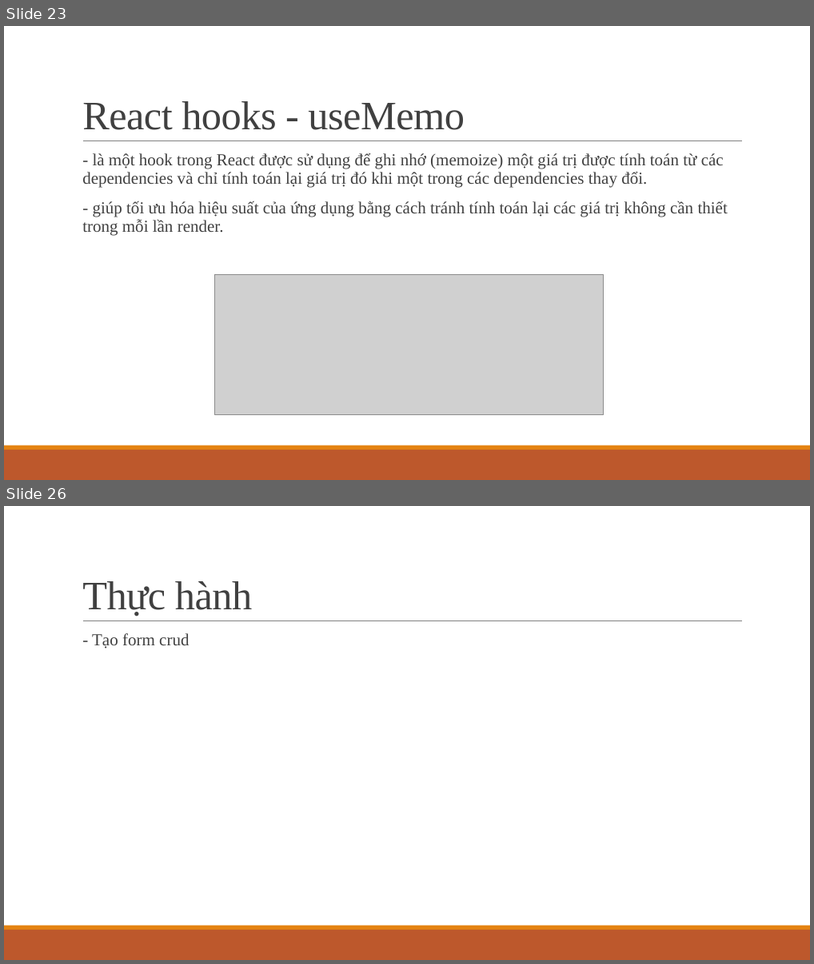
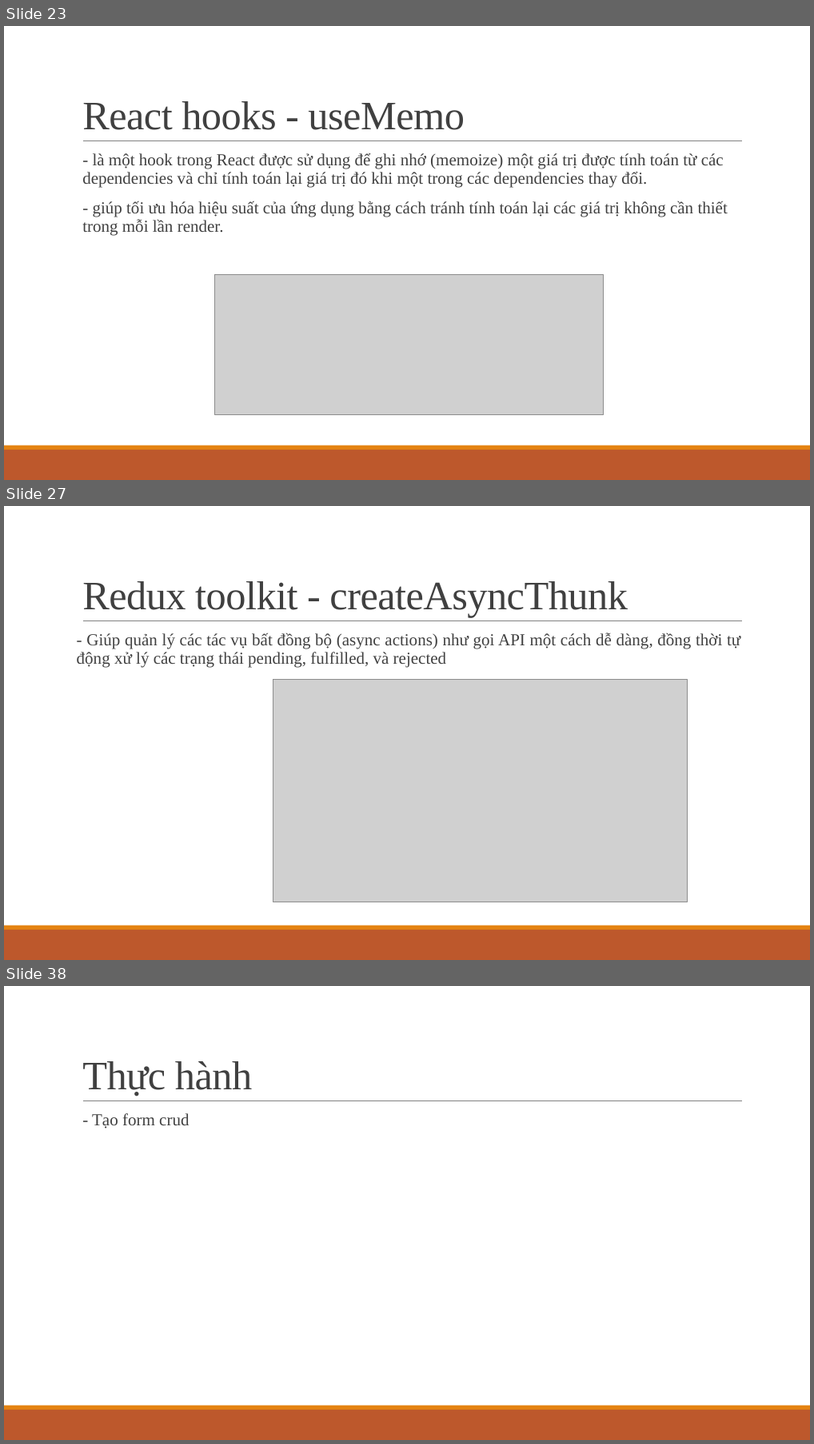
Before and after one commit to ddinhftieens/tranning-react, a slide deck: react_ts.pptx. Shown one above the other, each under a label of ours: slides 23 and 26 before the commit, slides 23, 27 and 38 after it; the slides between them are not shown. The pictures are 814x964 and 814x1444 pixels, drawn with LibreOffice and Linux fonts; fonts in the diff are those of the drawing; grey boxes stand for pictures. Boxes give left, top, right and bottom in pixels: in the first picture for what was removed or moved away, otherwise in the second. Text is boxed around its words. In the diff, an @@ line names an element or a change of style, - is before the commit and + after.

```diff
--- a/react_ts.pptx
+++ b/react_ts.pptx
@@ slide 27 added at box(4, 506, 810, 960), background #FFFFFF; not listed: 3 template elements that a slide beside it also shows @@
@@ title added at box(82, 581, 628, 618), 48 pt, text #404040 @@
+Redux toolkit - createAsyncThunk
@@ text added at box(77, 632, 741, 667), 20 pt, text #404040 @@
+- Giúp quản lý các tác vụ bất đồng bộ (async actions) như gọi API một cách dễ dàng, đồng thời tự động xử lý các trạng thái pending, fulfilled, và rejected
@@ picture added at box(274, 679, 687, 902) @@
@@ what was slide 26 is now slide 38 @@
```
Also in this commit, not shown: 1 slide changed, 12 other slides added, 1 slide removed.
